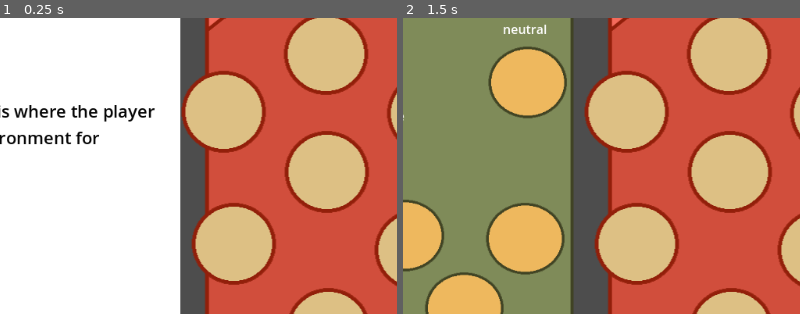
Above: before the commit, frames 1-2 (left to right).
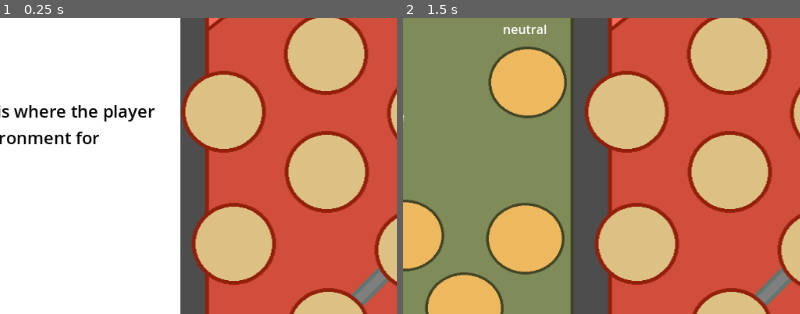
Above: after the commit, the same moments.

Repository: mccajd/Quintessential
Game: Godot game, scene res://Levels/beacon_puzzle_main.tscn
Two runs of this game, one before a commit and one after it. Both use one fixed random seed, a clock stepped at 60 frames per second and the inputs below.
Inputs (mouse positions are % of the whole screen's width and height, from its top left):
- Up to frame 1 (0.25 s): no input
- Up to frame 2 (1.5 s): tap Enter at 0.5 s; move the mouse to (81, 72) at 0.52 s; press the mouse at (81, 72) at 0.53 s; tap Space at 1.25 s; move the mouse to (69, 57) at 1.27 s; release the mouse at (69, 57) at 1.28 s; click (69, 57) at 1.35 s
The pictures show only the part of the screen within x 40-90%, y 20-69%; the shares and areas given below are measured in that part.

The runs differ from the first frame. In frame 1, 0.6% of the frame differs, in the area x 88-98%, y 84-98%; in frame 2, 0.6%.
Error after the commit: Trying to get a return value of a method that returns "void" (res://Scripts/beacon_node_connector.gd:9)

Commit message:
add connector object, comment out unused node code, add output item base

Diff:
--- a/Levels/beacon_puzzle_main.tscn
+++ b/Levels/beacon_puzzle_main.tscn
@@ -1,10 +1,11 @@
-[gd_scene load_steps=10 format=3 uid="uid://b16x2m82ri0xj"]
+[gd_scene load_steps=11 format=3 uid="uid://b16x2m82ri0xj"]
 
 [ext_resource type="PackedScene" uid="uid://bwxw7y4e4hphw" path="res://Scenes/beacon_node_menu.tscn" id="1_fh8ox"]
 [ext_resource type="Script" path="res://Scripts/beacon_tower.gd" id="2_mlleh"]
 [ext_resource type="PackedScene" uid="uid://geda8gmbwuga" path="res://Scenes/beacon_node_button.tscn" id="2_svd78"]
 [ext_resource type="PackedScene" uid="uid://j1dft6uobs3e" path="res://Scenes/beacon_tower.tscn" id="3_aiidj"]
 [ext_resource type="PackedScene" uid="uid://dt8namvmtn1ty" path="res://Scenes/beacon_node.tscn" id="4_b3dfw"]
+[ext_resource type="PackedScene" uid="uid://k06cwvfdpar" path="res://Scenes/beacon_node_connector.tscn" id="4_oglsy"]
 [ext_resource type="Texture2D" uid="uid://r65av6xkmun3" path="res://assets/beacon/beacon-node-empty.png" id="5_o6nu5"]
 
 [sub_resource type="GDScript" id="GDScript_tquvq"]
@@ -43,6 +44,7 @@
 script = ExtResource("2_mlleh")
 
 [node name="BeaconNode1" parent="BeaconTower" instance=ExtResource("4_b3dfw")]
+z_index = 1
 position = Vector2(103, 484)
 id = 1
 availableNodeIds = Array[int]([2, 3])
@@ -50,36 +52,46 @@
 inputs = Array[String](["water_mote", "water_mote", "fire_mote"])
 
 [node name="BeaconNode2" parent="BeaconTower" instance=ExtResource("4_b3dfw")]
+z_index = 1
 position = Vector2(-18, 375)
 id = 2
 availableNodeIds = Array[int]([1, 4, 5])
 inputs = Array[String](["water_mote", "water_mote"])
 
 [node name="BeaconNode3" parent="BeaconTower" instance=ExtResource("4_b3dfw")]
+z_index = 1
 position = Vector2(216, 383)
 id = 3
 availableNodeIds = Array[int]([1, 4, 6])
 inputs = Array[String](["air_mote", "air_mote"])
 
 [node name="BeaconNode4" parent="BeaconTower" instance=ExtResource("4_b3dfw")]
+z_index = 1
 position = Vector2(101, 283)
 id = 4
 availableNodeIds = Array[int]([2, 3, 5, 6, 7])
 
 [node name="BeaconNode5" parent="BeaconTower" instance=ExtResource("4_b3dfw")]
+z_index = 1
 position = Vector2(-31, 206)
 id = 5
 availableNodeIds = Array[int]([2, 4, 7])
 
 [node name="BeaconNode6" parent="BeaconTower" instance=ExtResource("4_b3dfw")]
+z_index = 1
 position = Vector2(232, 208)
 id = 6
 availableNodeIds = Array[int]([3, 4, 7])
 
 [node name="BeaconNode7" parent="BeaconTower" instance=ExtResource("4_b3dfw")]
+z_index = 1
 position = Vector2(100, 132)
 id = 7
 availableNodeIds = Array[int]([4, 5, 6])
+
+[node name="Connector1-3" parent="BeaconTower" instance=ExtResource("4_oglsy")]
+position = Vector2(265, 423)
+rotation = 0.785398
 
 [node name="MockUI" type="Node" parent="."]
 
--- /dev/null
+++ b/Scenes/beacon_node_connector.tscn
@@ -0,0 +1,32 @@
+[gd_scene load_steps=5 format=3 uid="uid://k06cwvfdpar"]
+
+[ext_resource type="Texture2D" uid="uid://c8gcb8qkjsn5f" path="res://assets/beacon/beacon-node-connector-off.png" id="1_alja2"]
+[ext_resource type="Script" path="res://Scripts/beacon_node_connector.gd" id="1_mrnm5"]
+[ext_resource type="Texture2D" uid="uid://dvsomxv2whtjr" path="res://assets/beacon/beacon-node-connector.png" id="2_ec2co"]
+
+[sub_resource type="SpriteFrames" id="SpriteFrames_g2kp1"]
+animations = [{
+"frames": [{
+"duration": 1.0,
+"texture": ExtResource("1_alja2")
+}],
+"loop": true,
+"name": &"off",
+"speed": 5.0
+}, {
+"frames": [{
+"duration": 1.0,
+"texture": ExtResource("2_ec2co")
+}],
+"loop": true,
+"name": &"on",
+"speed": 5.0
+}]
+
+[node name="BeaconNodeConnector" type="Node2D"]
+script = ExtResource("1_mrnm5")
+
+[node name="AnimatedSprite2D" type="AnimatedSprite2D" parent="."]
+position = Vector2(19, 91)
+sprite_frames = SubResource("SpriteFrames_g2kp1")
+animation = &"off"
--- a/Scripts/beacon_node.gd
+++ b/Scripts/beacon_node.gd
@@ -12,7 +12,7 @@
 @export var inputs: Array[String]
 var outputs
 @export var selected_transformation: String = "neutral"
-var slottedItem: Item
+#var slottedItem: Item
 
 var products: Array[Item]
 
@@ -36,17 +36,17 @@
 	$AnimatedSprite2D.play("empty")
 	outputs = transformer.transform(selected_transformation, inputs)
 
-func add_item(item: Item):
-	if slottedItem == null:
-		slottedItem = item
-		$SlottedItemPreview.texture = item.sprite
-		return
-
-func remove_item():
-	if slottedItem:
-		slottedItem = null
-		$SlottedItemPreview.texture = null
-		return
+#func add_item(item: Item):
+	#if slottedItem == null:
+		#slottedItem = item
+		#$SlottedItemPreview.texture = item.sprite
+		#return
+#
+#func remove_item():
+	#if slottedItem:
+		#slottedItem = null
+		#$SlottedItemPreview.texture = null
+		#return
 
 func set_transformation(type: String):
 	selected_transformation = type
--- /dev/null
+++ b/Scripts/beacon_node_connector.gd
@@ -0,0 +1,15 @@
+extends Node2D
+
+var enabled: bool
+
+func _ready():
+	enabled = false
+
+func _process(delta):
+	$AnimatedSprite2D.play("on") if enabled else $AnimatedSprite2D.play("off")
+
+func enable():
+	enabled = true
+
+func disable():
+	enabled = false
--- /dev/null
+++ b/Scripts/output_item.gd
@@ -0,0 +1,11 @@
+extends Node
+
+class_name OutputItem
+
+@export var item_key: String
+# i swear if i find out that int is the one exception to the "always nullable"
+# obsession that godot seems to have, i'm gonna blow a gasket
+@export var destination_node: int
+# can use this to set an additional option (e.g., if its a metal ascension and
+# we need the player to choose a specific metal)
+@export var additional_transformation: String
Binary file added: assets/beacon/beacon-node-connector-off.png
Not shown, added: assets/beacon/beacon-node-connector-off.png.import
